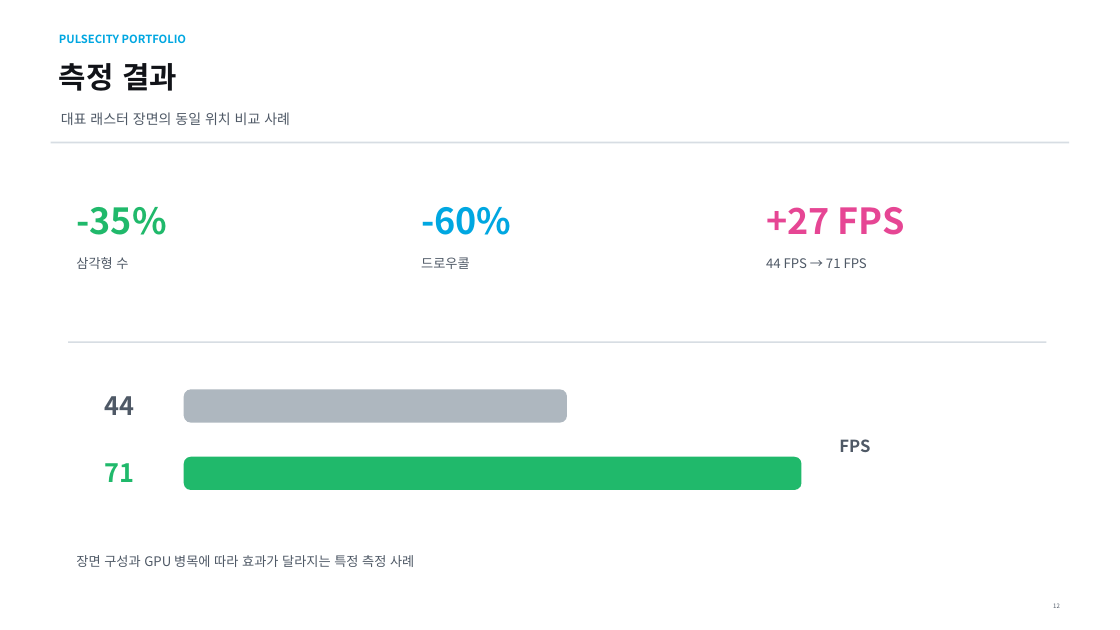
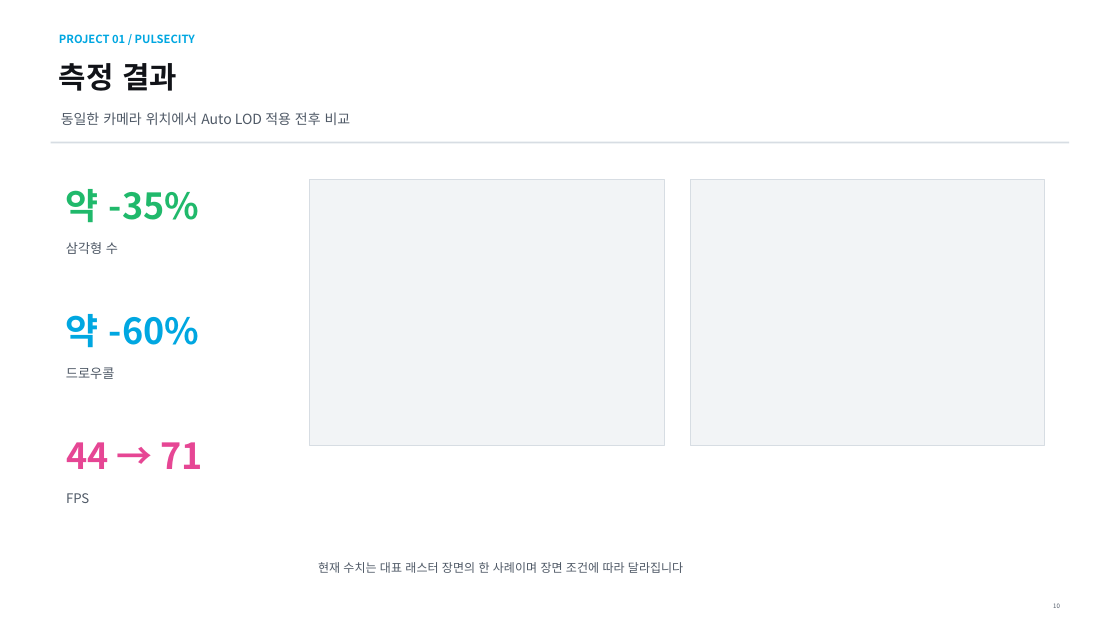
Before and after one commit to nohc2001/PulseCity, a slide deck: slide 10 of 포트폴리오/진성준/임동건_포트폴리오.pptx (slide 12 before the commit). Drawn at 1120x630 pixels with LibreOffice and Linux fonts; fonts in the diff are those of the drawing. Boxes give left, top, right and bottom in pixels: in the first picture for what was removed or moved away, otherwise in the second. Text is boxed around its words. In the diff, an @@ line names an element or a change of style, - is before the commit and + after.

```diff
--- a/포트폴리오/진성준/임동건_포트폴리오.pptx
+++ b/포트폴리오/진성준/임동건_포트폴리오.pptx
@@ text at [59, 34, 195, 43]: text changed @@
-PULSECITY PORTFOLIO
+PROJECT 01 / PULSECITY
@@ text at [61, 112, 351, 125]: text changed @@
-대표 래스터 장면의 동일 위치 비교 사례
+동일한 카메라 위치에서 Auto LOD 적용 전후 비교
@@ text at [66, 189, 199, 223]: text changed @@
--35%
+약 -35%
@@ rectangle: place and size @@
-rectangle at [68, 341, 1047, 343]
+rectangle at [310, 180, 665, 446]
@@ rectangle at [310, 180, 665, 446]: fill #D7DDE3 to #F2F4F6; outline none to #D7DDE3 0.75 pt @@
@@ rectangle added at [691, 180, 1045, 446], fill #F2F4F6, outline #D7DDE3 0.75 pt @@
@@ text removed at [766, 207, 905, 235] @@
-+27 FPS
@@ text "삼각형 수": place and size @@
-text "삼각형 수" at [76, 257, 128, 269]
+text "삼각형 수" at [66, 242, 118, 254]
@@ text removed at [766, 258, 867, 268] @@
-44 FPS → 71 FPS
@@ text at [66, 314, 199, 348]: text changed @@
--60%
+약 -60%
@@ text "드로우콜": place and size @@
-text "드로우콜" at [421, 257, 469, 269]
+text "드로우콜" at [66, 367, 114, 379]
@@ text removed at [105, 396, 135, 415] @@
-44
@@ rounded rectangle removed at [184, 390, 567, 423] @@
@@ text at [66, 442, 202, 469]: text changed; size 21.8 to 30.8 pt; text colour #20B96B to #E64694 @@
-71
+44 → 71
@@ rounded rectangle removed at [184, 457, 802, 491] @@
@@ text "FPS": place and size @@
-text "FPS" at [839, 439, 870, 452]
+text "FPS" at [66, 493, 89, 503]
@@ text "FPS" at [66, 493, 89, 503]: size 14.2 to 11.2 pt, bold off @@
@@ text removed at [76, 555, 414, 567] @@
-장면 구성과 GPU 병목에 따라 효과가 달라지는 특정 측정 사례
@@ text added at [318, 562, 683, 573], 10.2 pt, text #4F5966 @@
+현재 수치는 대표 래스터 장면의 한 사례이며 장면 조건에 따라 달라집니다
```
Also in this commit, not shown: 6 other slides changed, 6 slides added, 13 slides removed.
